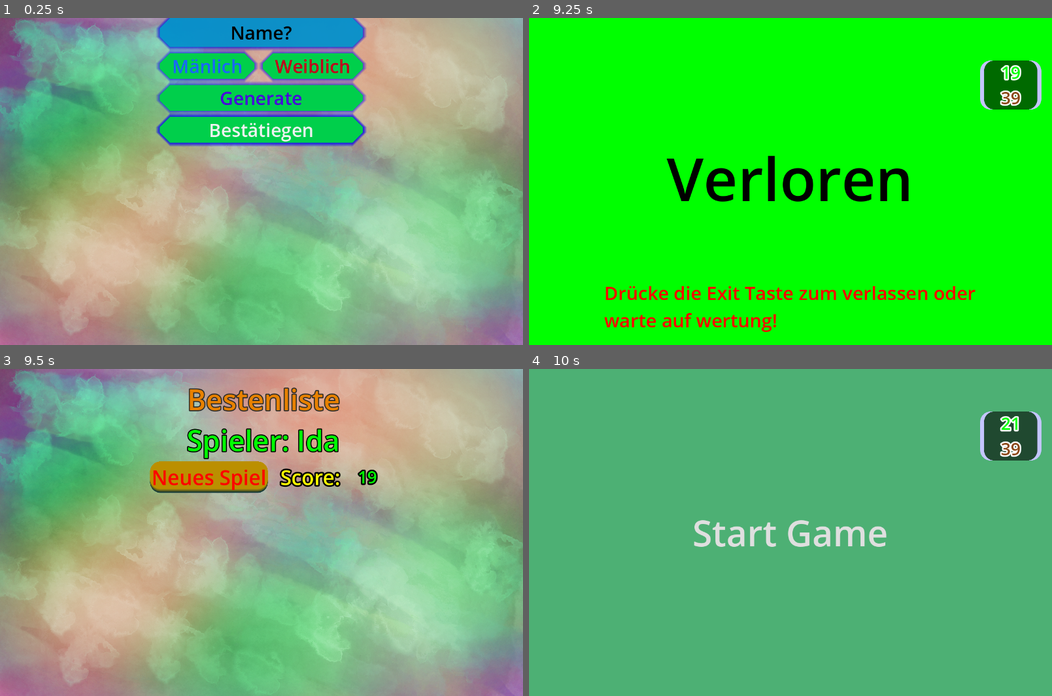
Above: before the commit, frames 1-4 (two rows, left to right).
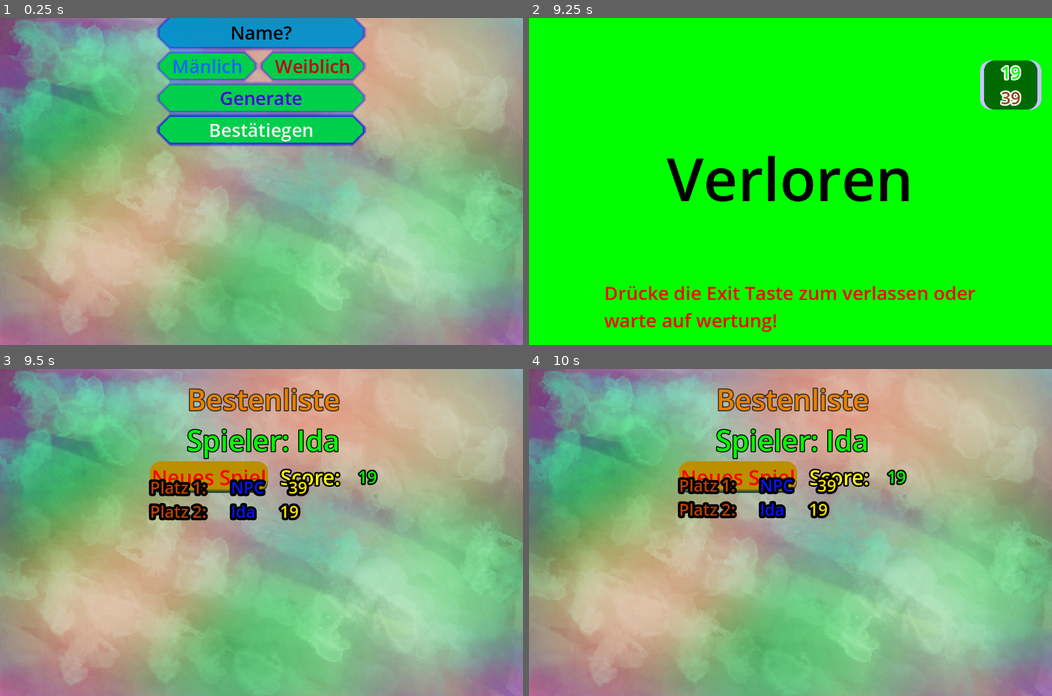
Above: after the commit, the same moments.

Repository: NIK-98/Paint_The_Ground
Game: Godot game, scene res://sceens/level.tscn
The game is run twice, just before and just after one commit, with the same random seed, the same clock (stepped at 60 frames per second) and the same inputs. This scene is started directly instead of the project's main scene.
Inputs (mouse positions are in pixels of both pictures, inside the frame that each line leads up to):
- Up to frame 1 (0.25 s): no input
- Up to frame 2 (9.25 s): click (790, 31) at 0.52 s; type "Alex" at 0.6 s; click "Mänlich" at 1.25 s; click "Weiblich" at 2 s; click "Generate" at 2.75 s; click "Bestätiegen" at 3.5 s; click "Start Game" at 4.25 s; move the mouse to (905, 165) at 5.02 s; hold D (right) 5.03-5.78 s; hold Tab (Info) 5.03-5.78 s; click (905, 165) at 5.17 s; move the mouse to (685, 197) at 5.77 s; hold S (down) 5.78-6.53 s; tap Tab (Info) at 5.85, 7.35, 8.85 s; move the mouse to (842, 109) at 6.52 s; hold D (right) 6.53-7.28 s; hold Tab (Info) 6.53-7.28 s; tap Enter at 7.25, 8.75 s; move the mouse to (764, 246) at 7.27 s; hold W (up) 7.28-8.03 s; click (764, 246) at 7.42 s; tap Space at 8 s; move the mouse to (947, 230) at 8.02 s; hold Tab (Info) 8.03-8.78 s; hold A (left) from 8.03 s (still down); move the mouse to (633, 132) at 8.77 s
- Up to frame 3 (9.5 s): keep holding A (left)
- Up to frame 4 (10 s): release A (left) at 9.5 s; click "Neues Spiel" at 9.5 s

Frames 1-2 are identical in both runs. In frame 3, 2.0% of the frame differs, in the area x 28-60%, y 33-47%; in frame 4, 93%, in the area x 0-100%, y 0-100%.
Error in both runs: Attempt to call function 'get_node' in base 'null instance' on a null instance. (res://scripts/level.gd:191)

Commit message:
scoreboard geht wieder

Diff:
--- a/sceens/scoreboard.tscn
+++ b/sceens/scoreboard.tscn
@@ -171,6 +171,7 @@
 vertical_alignment = 1
 
 [node name="ScrollContainer" type="ScrollContainer" parent="CanvasLayer/CenterContainer/PanelContainer/MarginContainer/VBoxContainer"]
+clip_contents = false
 layout_mode = 2
 horizontal_scroll_mode = 0
 
